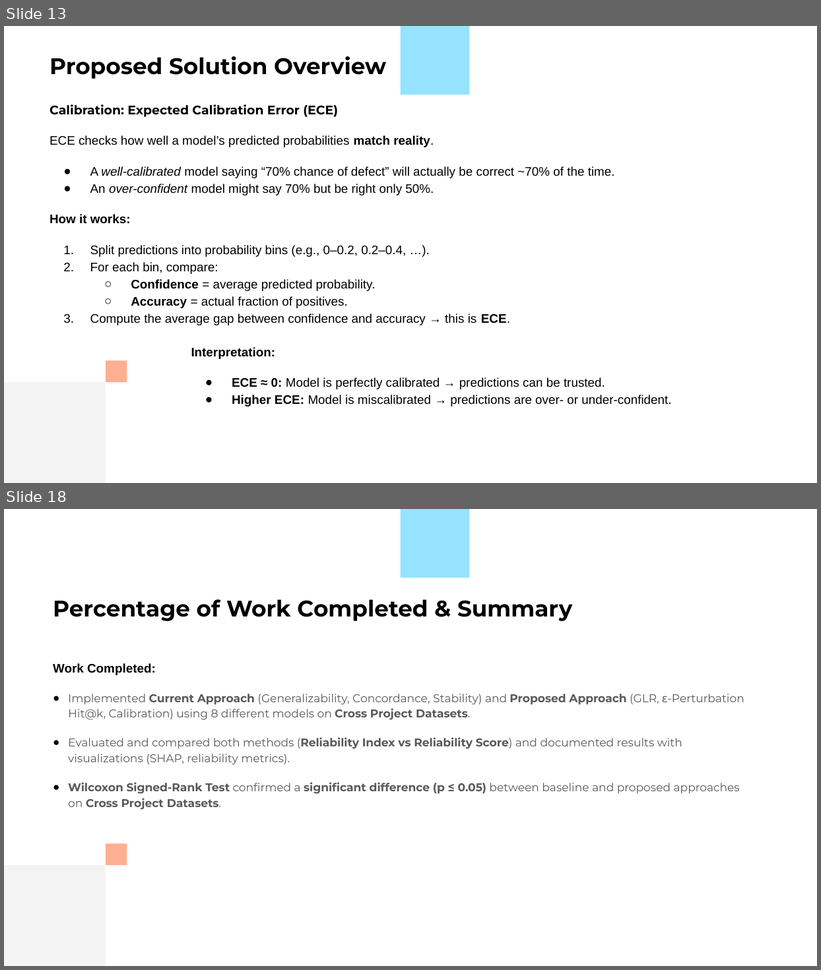
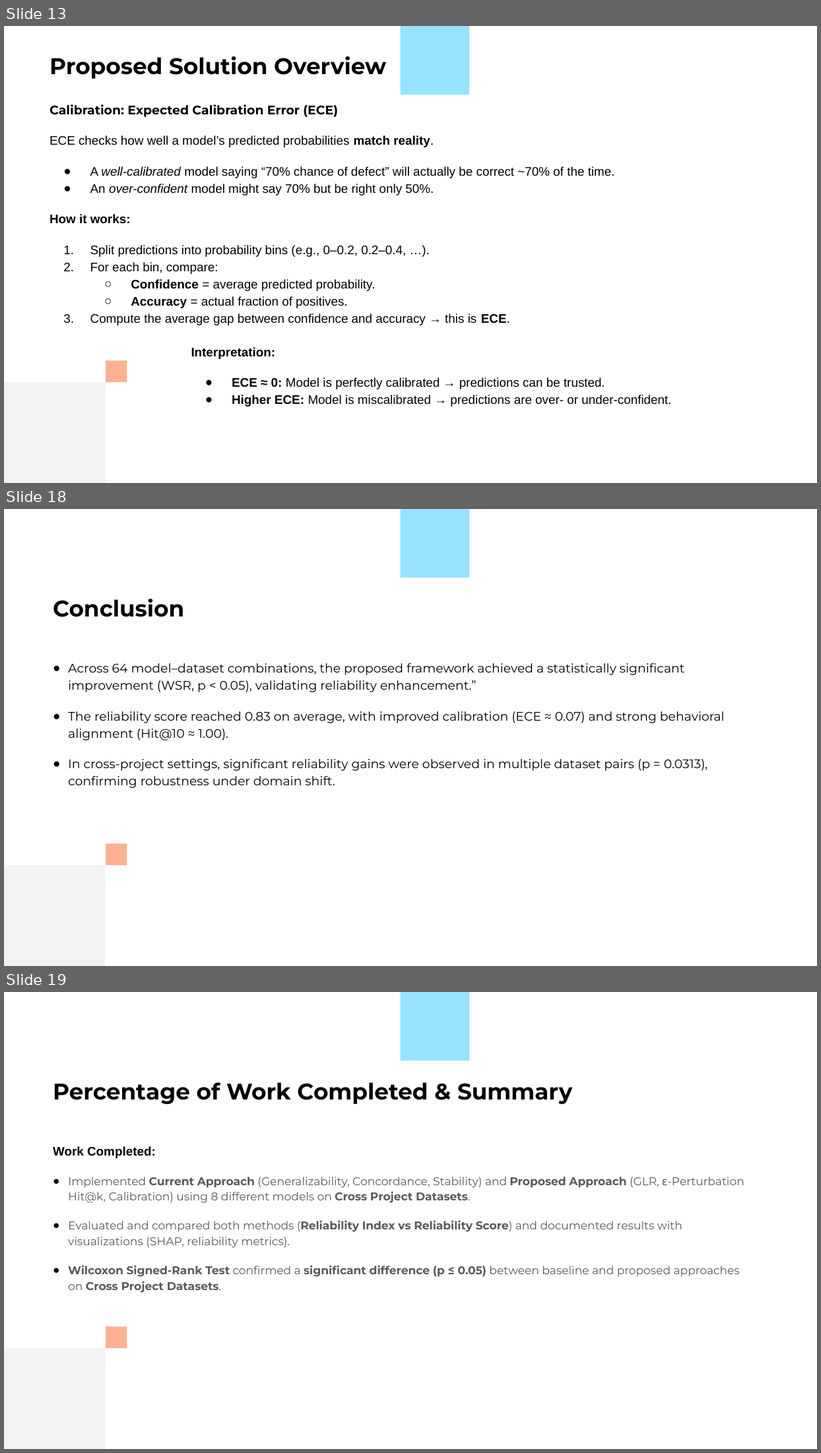
Before and after one commit to uditjain100/TrustX-Defect, a slide deck: Documentation/24CSM1R23_Mid_4th.pptx. Shown one above the other, each under a label of ours: slides 13 and 18 before the commit, slides 13, 18 and 19 after it; the slides between them are not shown. The pictures are 821x970 and 821x1453 pixels, drawn with LibreOffice and Linux fonts; fonts in the diff are those of the drawing. Boxes give left, top, right and bottom in pixels: in the first picture for what was removed or moved away, otherwise in the second. Text is boxed around its words. In the diff, an @@ line names an element or a change of style, - is before the commit and + after.

```diff
--- a/Documentation/24CSM1R23_Mid_4th.pptx
+++ b/Documentation/24CSM1R23_Mid_4th.pptx
@@ slide 18 added at box(4, 509, 817, 966), background #FFFFFF; not listed: 3 template elements that a slide beside it also shows @@
@@ title added at box(53, 599, 184, 617), 20 pt, text #000000, bold @@
+Conclusion
@@ text added at box(68, 663, 725, 788), 11 pt, text #000000 @@
+● Across 64 model–dataset combinations, the proposed framework achieved a statistically significant improvement (WSR, p < 0.05), validating reliability enhancement.”
+● The reliability score reached 0.83 on average, with improved calibration (ECE ≈ 0.07) and strong behavioral alignment (Hit@10 ≈ 1.00).
+● In cross-project settings, significant reliability gains were observed in multiple dataset pairs (p = 0.0313), confirming robustness under domain shift.
@@ what was slide 18 is now slide 19 @@
```
Also in this commit, not shown: 6 slides changed, 1 other file.
